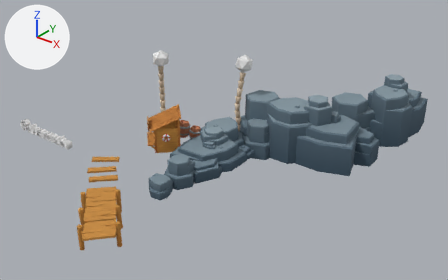
A saved change to the glTF model apps/game/public/models/levels/portfolio-island.glb.
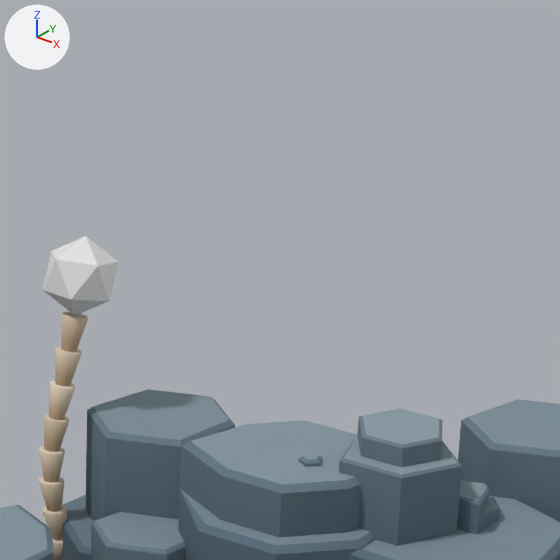
The first picture shows the older version from a camera (50 mm lens) standing at (95.8, -132.6, 49.8) and looking at (34.0, -55.4, 1.9). The close-ups show the older and then the newer version on the part from 50% to 79% of the width and 0% to 46% of the height of that picture. Only the edits that show in the close-ups are written down. Every picture has the same lights, and +X, +Y and +Z are marked at upper left. Objects named as collision shapes, trigger or cutter boxes, shadow casters or lower levels of detail are left out. Where no turn or scale is listed for an object, it has been applied to the vertices.

The first close-up shows 'Palm_Frond.001', 'Palm_Tree.001', 'Rock_1_F_Color1.001', 'Rock_1_F_Color1.002', 'Rock_1_F_Color1.003', 'Rock_1_M_Color1', 'Rock_1_M_Color1.001'.
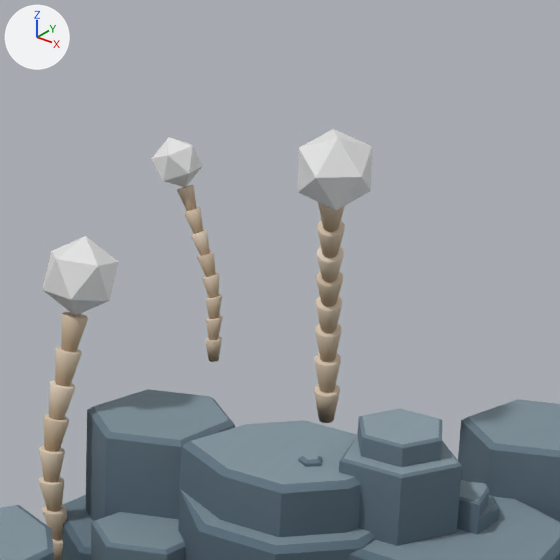
Pixel boxes (x1, y1, x2, y2) of what changed, in the close-ups (560 x 560 px):
'Palm_Tree.002', added (brown): after (314, 202, 345, 423)
'Palm_Frond.002', added: after (298, 129, 372, 210)
'Palm_Tree.003', added (beige): after (177, 185, 223, 362)
'Palm_Frond.003', added: after (151, 137, 203, 187)

The change, as a diff of the scene's bpy script:
```diff
--- a/apps/game/public/models/levels/portfolio-island.glb.py
+++ b/apps/game/public/models/levels/portfolio-island.glb.py
@@ me_icosphere_003 @@
+me_icosphere_003.from_pydata(...)  # an icosphere of 20 faces spanning x -1.44..0.58, y -1.05..0.92, z 0.0..2.13
@@ me_palmtree_004 @@
+me_palmtree_004.from_pydata(...)  # 296 vertices, 490 faces; spans x -2.45..0.02, y -0.38..0.38, z 0.03..7.82
+me_palmtree_004.materials.append(mat_mat_palette)  # picture img_global_palette
@@ me_icosphere_002 @@
+me_icosphere_002.from_pydata(...)  # an icosphere of 20 faces spanning x -1.13..2.03, y -2.31..1.04, z 0.0..2.99
@@ me_palmtree_002 @@
+me_palmtree_002.from_pydata(...)  # 296 vertices, 490 faces; spans x -0.25..2.43, y -4.24..-0.05, z -0.03..11.15
+me_palmtree_002.materials.append(mat_mat_palette)  # picture img_global_palette
@@ ob_palm_frond_003 @@
+ob_palm_frond_003 = bpy.data.objects.new('Palm_Frond.003', me_icosphere_003)
+ob_palm_frond_003.location = (31.35, -38.6, 15.05)
@@ ob_palm_tree_003 @@
+ob_palm_tree_003 = bpy.data.objects.new('Palm_Tree.003', me_palmtree_004)
+ob_palm_tree_003.location = (33.46, -38.59, 7.38)
@@ ob_palm_frond_002 @@
+ob_palm_frond_002 = bpy.data.objects.new('Palm_Frond.002', me_icosphere_002)
+ob_palm_frond_002.location = (41.74, -43.44, 17.67)
@@ ob_palm_tree_002 @@
+ob_palm_tree_002 = bpy.data.objects.new('Palm_Tree.002', me_palmtree_002)
+ob_palm_tree_002.location = (39.84, -39.7, 6.78)
```
